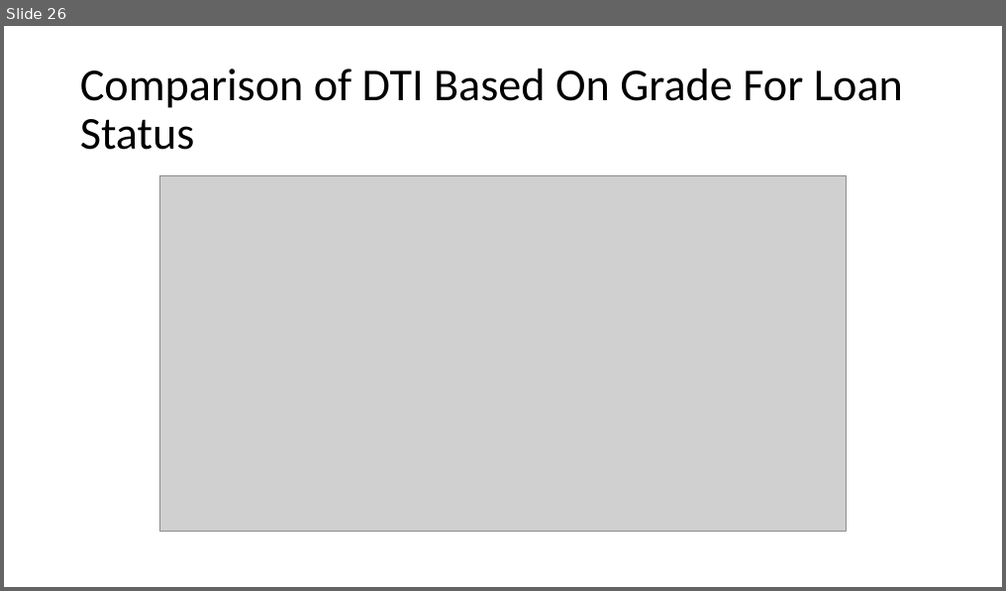
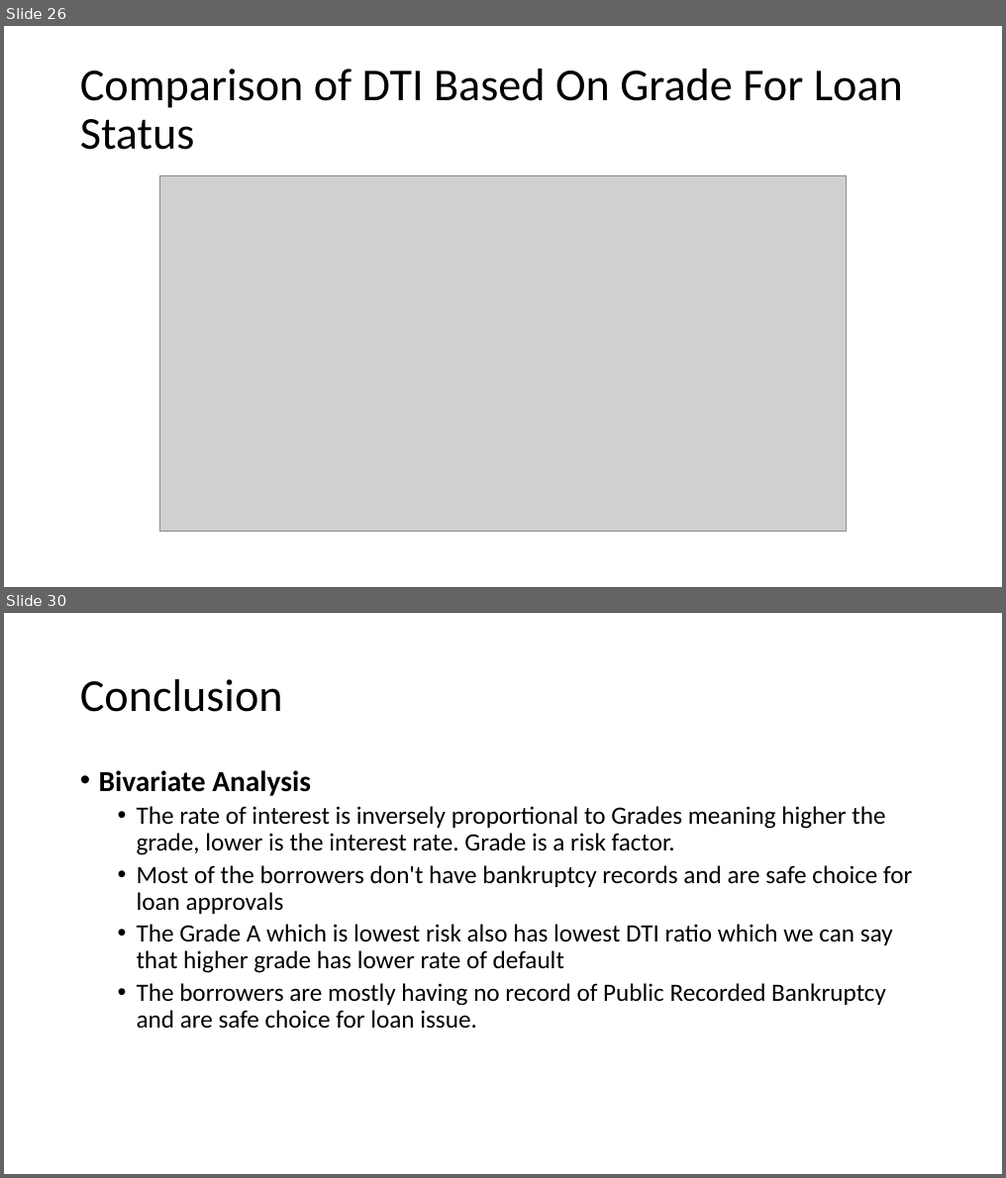
Before and after one commit to vjereme/Lending_Club_CaseStudy, a slide deck: Lending_Club_CaseStudy_Syed_Jereme.pptx. Shown one above the other, each under a label of ours: slide 26 before the commit, slides 26 and 30 after it; the slides between them are not shown. The pictures are 1006x591 and 1006x1178 pixels, drawn with LibreOffice and Linux fonts; fonts in the diff are those of the drawing; grey boxes stand for pictures. Boxes give left, top, right and bottom in pixels: in the first picture for what was removed or moved away, otherwise in the second. Text is boxed around its words. In the diff, an @@ line names an element or a change of style, - is before the commit and + after.

```diff
--- a/Lending_Club_CaseStudy_Syed_Jereme.pptx
+++ b/Lending_Club_CaseStudy_Syed_Jereme.pptx
@@ slide 30 added at box(4, 613, 1002, 1174), background #FFFFFF @@
@@ title added at box(80, 679, 283, 712), 44 pt, text #000000 @@
+Conclusion
@@ text added at box(99, 770, 912, 1029), 24 pt, text #000000 @@
+• Bivariate Analysis
+  • The rate of interest is inversely proportional to Grades meaning higher the grade, lower is the interest rate. Grade is a risk factor.
+  • Most of the borrowers don't have bankruptcy records and are safe choice for loan approvals
+  • The Grade A which is lowest risk also has lowest DTI ratio which we can say that higher grade has lower rate of default
+  • The borrowers are mostly having no record of Public Recorded Bankruptcy and are safe choice for loan issue.
```
Also in this commit, not shown: 1 slide changed, 3 other slides added.
